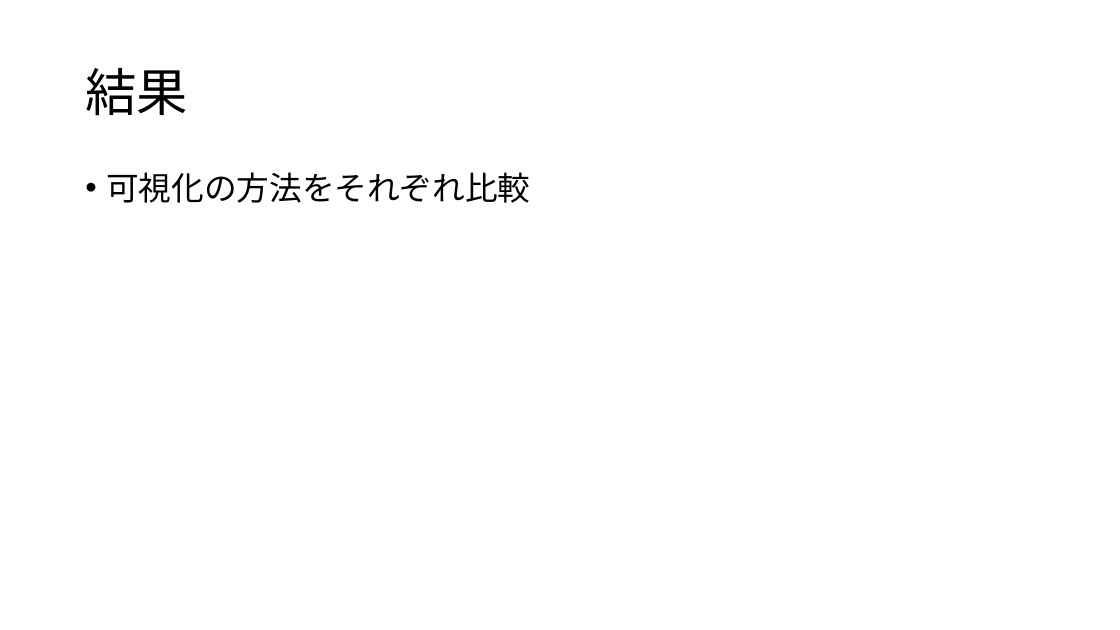
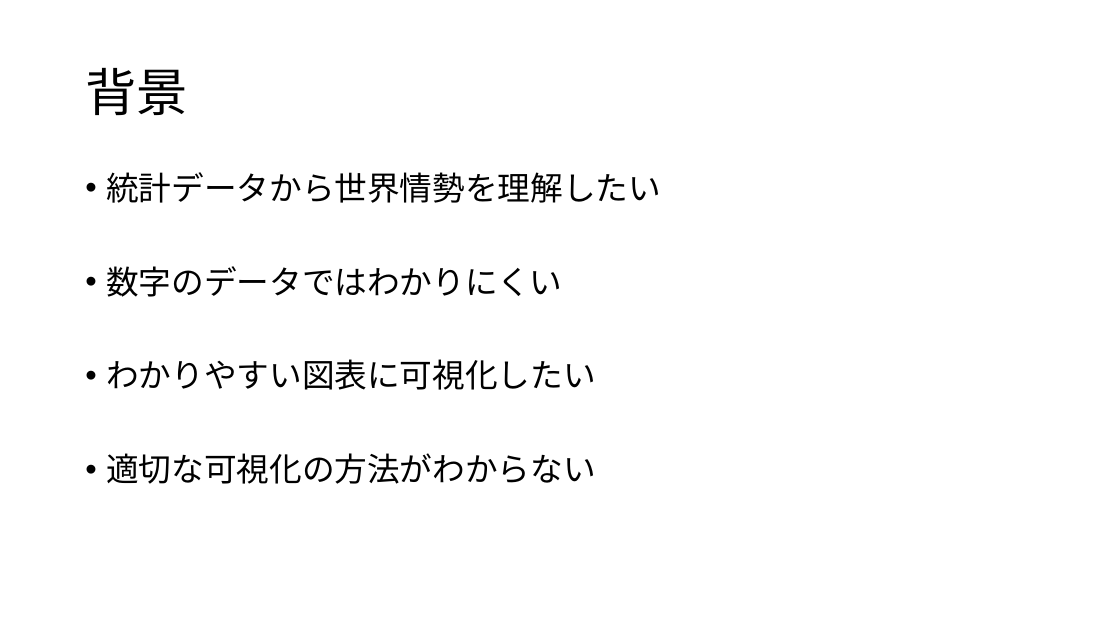
Before and after one commit to erevest-cobalt/3pro, a slide deck: slide 3 of 統計データの可視化.pptx (slide 8 before the commit). Drawn at 1120x630 pixels with LibreOffice and Linux fonts; fonts in the diff are those of the drawing. Boxes give left, top, right and bottom in pixels: in the first picture for what was removed or moved away, otherwise in the second. Text is boxed around its words. In the diff, an @@ line names an element or a change of style, - is before the commit and + after.

Commit message:
プレゼン資料をつくりました

```diff
--- a/統計データの可視化.pptx
+++ b/統計データの可視化.pptx
@@ title at (85, 67, 188, 115): text changed @@
-結果
+背景
@@ text at (106, 172, 661, 484): text changed @@
-• 可視化の方法をそれぞれ比較
+• 統計データから世界情勢を理解したい
+• 数字のデータではわかりにくい
+• わかりやすい図表に可視化したい
+• 適切な可視化の方法がわからない
```
Also in this commit, not shown: 5 other slides changed, 3 slides added, 1 other file.
